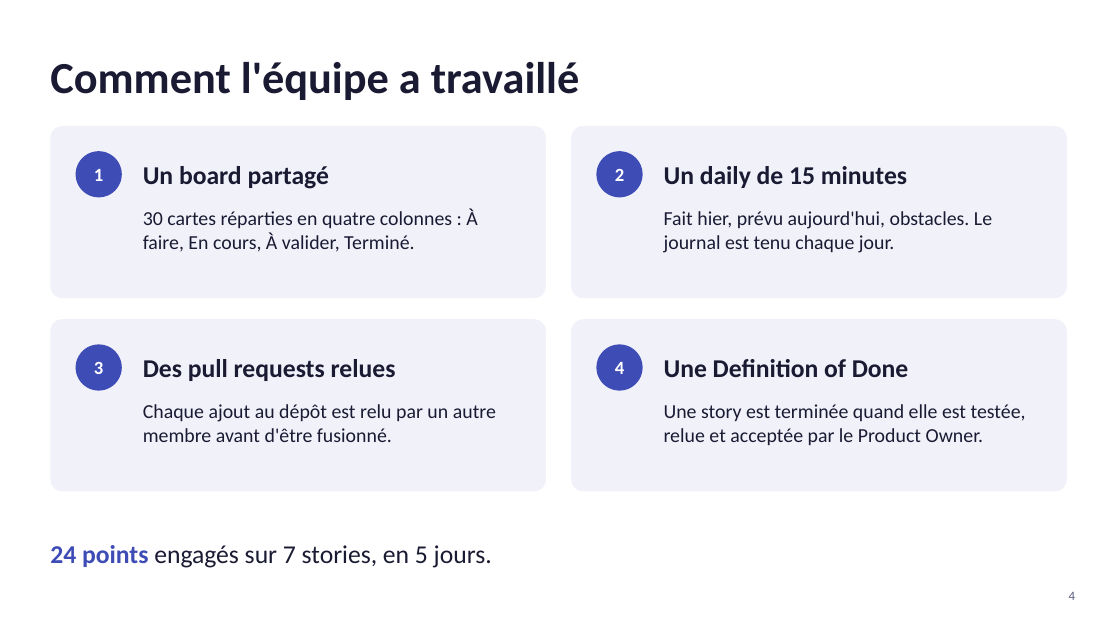
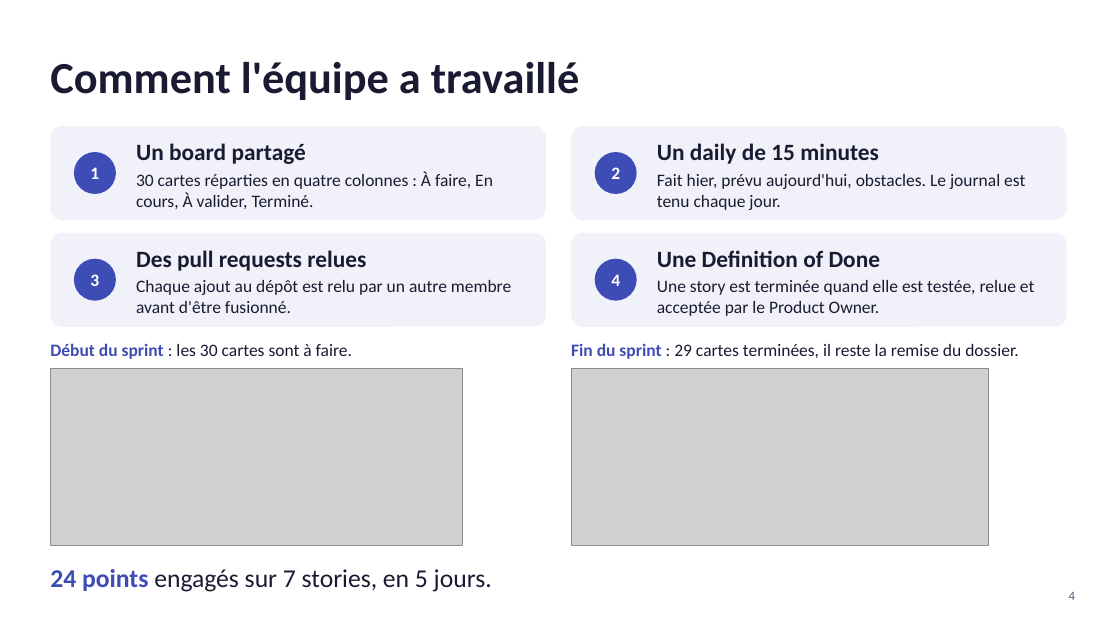
Before and after one commit to Gblack98/datasprint-agile, a slide deck: slide 4 of docs/06-sprint-review/support-demonstration.pptx. Drawn at 1120x630 pixels with LibreOffice and Linux fonts; fonts in the diff are those of the drawing; grey boxes stand for pictures. Boxes give left, top, right and bottom in pixels: in the first picture for what was removed or moved away, otherwise in the second. Text is boxed around its words. In the diff, an @@ line names an element or a change of style, - is before the commit and + after.

```diff
--- a/docs/06-sprint-review/support-demonstration.pptx
+++ b/docs/06-sprint-review/support-demonstration.pptx
@@ rounded rectangle: place and size @@
-rounded rectangle at [50,126,546,298]
+rounded rectangle at [50,126,546,220]
@@ text "Un board partagé": place and size @@
-text "Un board partagé" at [143,166,330,189]
+text "Un board partagé" at [136,143,306,164]
@@ rounded rectangle: place and size @@
-rounded rectangle at [571,126,1067,298]
+rounded rectangle at [571,126,1067,220]
@@ text "Un daily de 15 minutes": place and size @@
-text "Un daily de 15 minutes" at [664,166,907,188]
+text "Un daily de 15 minutes" at [657,143,879,164]
@@ ellipse "1": place and size @@
-ellipse "1" at [76,151,122,197]
+ellipse "1" at [74,152,116,194]
@@ text "30 cartes réparties en quatre ...": place and size @@
-text "30 cartes réparties en quatre ..." at [143,209,477,252]
+text "30 cartes réparties en quatre ..." at [136,172,493,209]
@@ ellipse "2": place and size @@
-ellipse "2" at [597,151,643,197]
+ellipse "2" at [595,152,637,194]
@@ text "Fait hier, prévu aujourd'hui, obstacles. ...": place and size @@
-text "Fait hier, prévu aujourd'hui, obstacles. ..." at [664,211,992,253]
+text "Fait hier, prévu aujourd'hui, obstacles. ..." at [657,174,1025,210]
@@ rounded rectangle: place and size @@
-rounded rectangle at [50,319,546,492]
+rounded rectangle at [50,233,546,327]
@@ proportions changed in 4 elements at [50,126,546,220], [571,126,1067,220], [50,233,546,327], [571,233,1067,327] @@
@@ rounded rectangle: place and size @@
-rounded rectangle at [571,319,1067,492]
+rounded rectangle at [571,233,1067,327]
@@ ellipse "3": place and size @@
-ellipse "3" at [76,344,122,391]
+ellipse "3" at [74,259,116,301]
@@ text "Des pull requests relues": place and size @@
-text "Des pull requests relues" at [143,359,396,381]
+text "Des pull requests relues" at [136,250,366,271]
@@ size 16 to 15 pt in 4 elements at [74,152,116,194], [595,152,637,194], [74,259,116,301], [595,259,637,301] @@
@@ ellipse "4": place and size @@
-ellipse "4" at [597,344,643,391]
+ellipse "4" at [595,259,637,301]
@@ size 22 to 20 pt in 4 elements at [136,143,306,164], [657,143,879,164], [136,250,366,271], [657,250,881,267] @@
@@ text "Une Definition of Done": place and size @@
-text "Une Definition of Done" at [664,359,909,377]
+text "Une Definition of Done" at [657,250,881,267]
@@ text "Chaque ajout au dépôt est ...": place and size @@
-text "Chaque ajout au dépôt est ..." at [143,404,496,442]
+text "Chaque ajout au dépôt est ..." at [136,280,511,313]
@@ size 17 to 15 pt in 4 elements at [136,172,493,209], [657,174,1025,210], [136,280,511,313], [657,280,1034,316] @@
@@ text "Une story est terminée quand ...": place and size @@
-text "Une story est terminée quand ..." at [664,404,1026,446]
+text "Une story est terminée quand ..." at [657,280,1034,316]
@@ text added at [50,343,352,359], 15 pt, text #1A1B33 @@
+Début du sprint : les 30 cartes sont à faire.
@@ text added at [571,343,1019,359], 15 pt, text #1A1B33 @@
+Fin du sprint : 29 cartes terminées, il reste la remise du dossier.
@@ picture added at [50,369,463,545] @@
@@ picture added at [571,369,988,545] @@
@@ text "24 points engagés sur 7 ...": place and size @@
-text "24 points engagés sur 7 ..." at [50,545,492,568]
+text "24 points engagés sur 7 ..." at [50,569,492,592]
```
Also in this commit, not shown: 3 other files.
